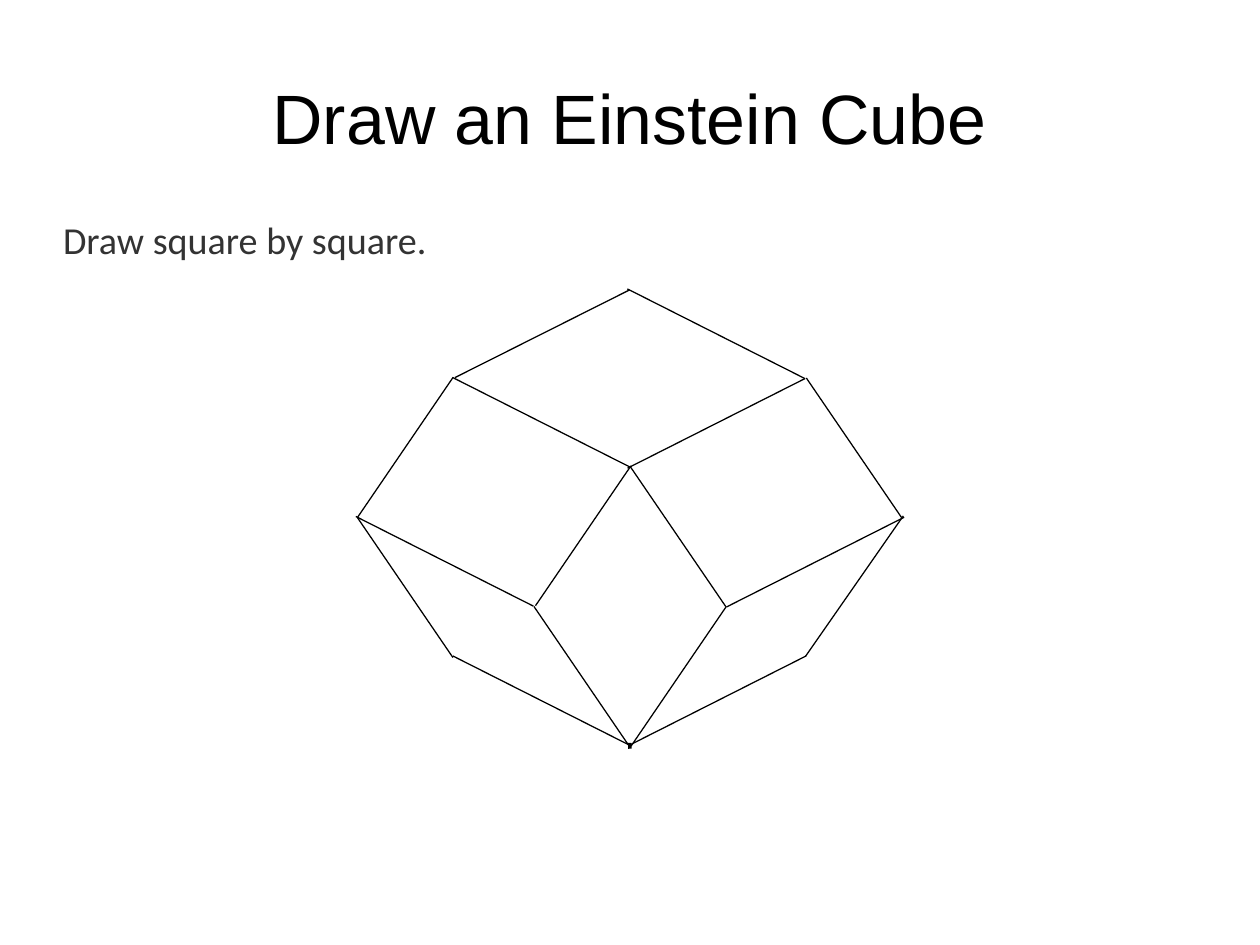
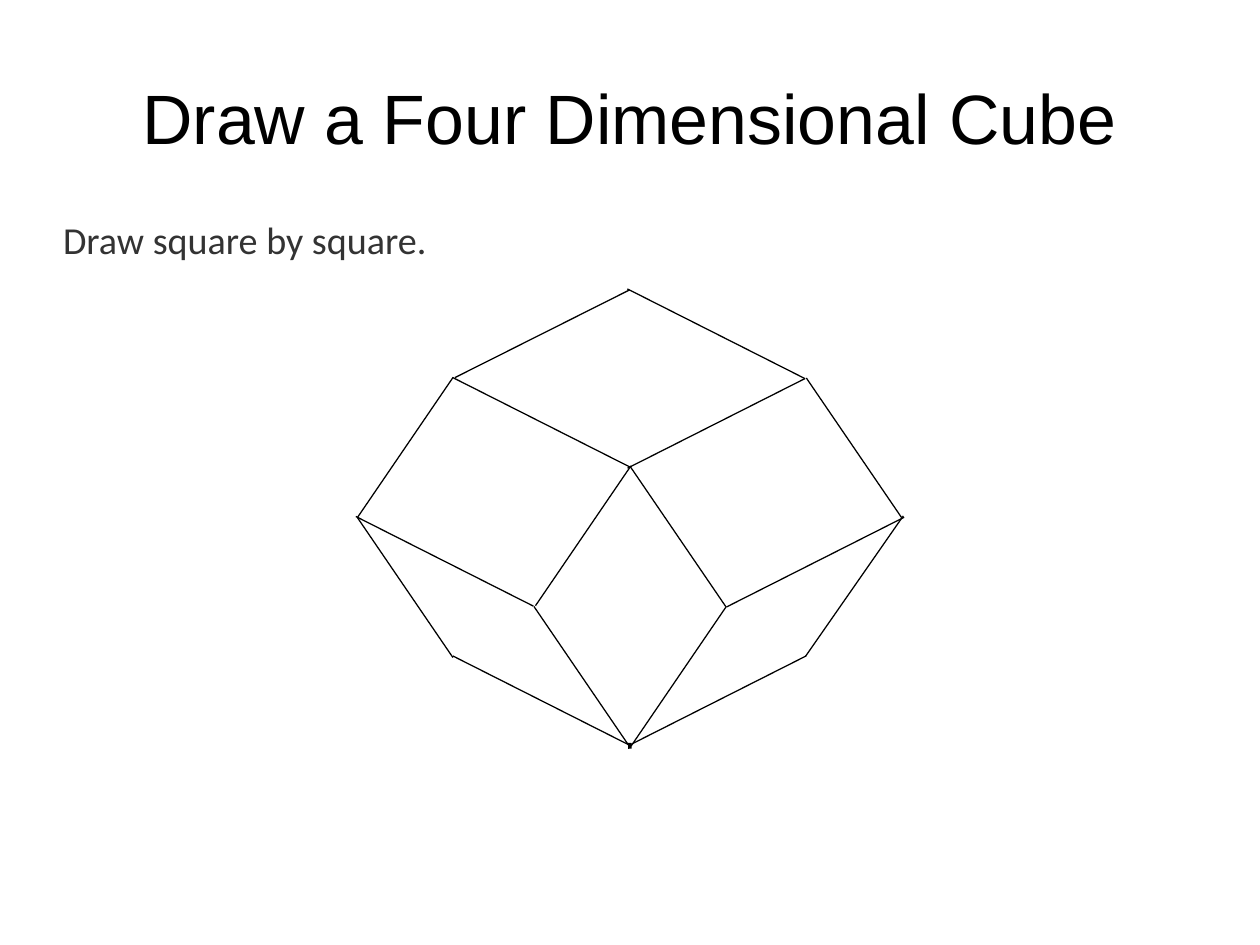
Before and after one commit to tigerfarm/tfpfiles, a slide deck: slide 22 of books/content/cubes/4DrawEinsteinCube1a.odp (slide 13 before the commit). Drawn at 1260x945 pixels with LibreOffice and Linux fonts; fonts in the diff are those of the drawing; background and template pictures are left out. Boxes give left, top, right and bottom in pixels: in the first picture for what was removed or moved away, otherwise in the second. Text is boxed around its words. In the diff, an @@ line names an element or a change of style, - is before the commit and + after.

```diff
--- a/books/content/cubes/4DrawEinsteinCube1a.odp
+++ b/books/content/cubes/4DrawEinsteinCube1a.odp
@@ title at [142, 93, 1116, 145]: text changed @@
-Draw an Einstein Cube
+Draw a Four Dimensional Cube
```
Also in this commit, not shown: 8 other slides changed, 32 slides added, 1 other file.
